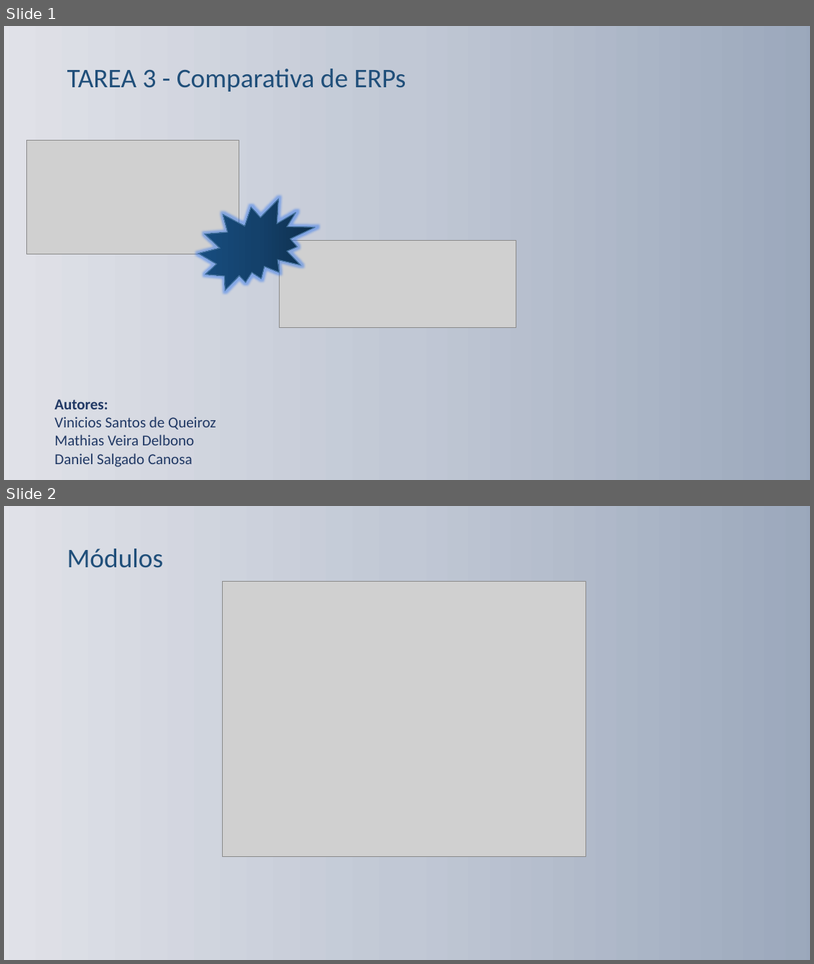
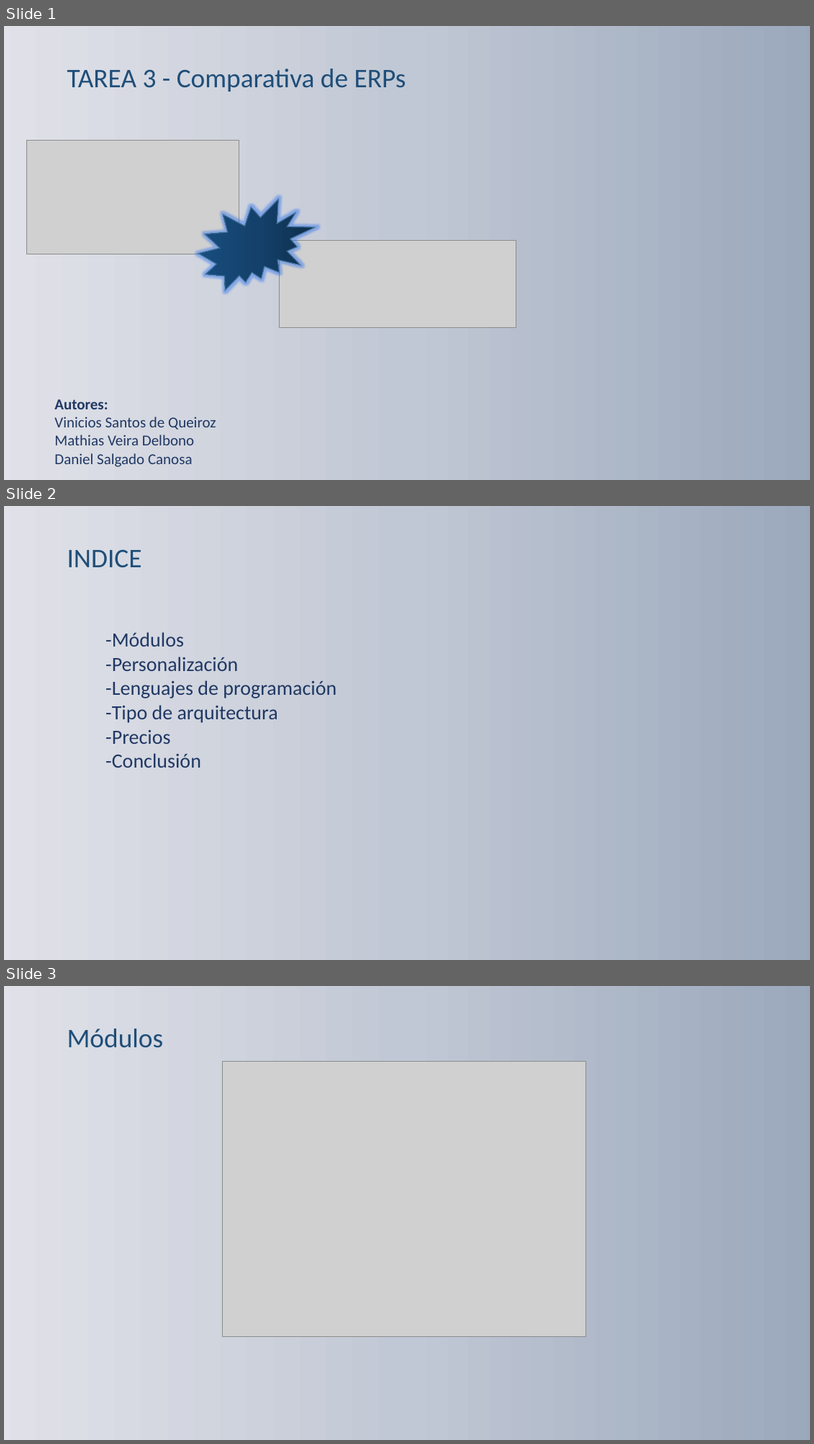
Before and after one commit to Caanosa/DanielSalgadoAN, a slide deck: Sistemas de gestión empresarial/PresentaciónERP.pptx. Shown one above the other, each under a label of ours: slides 1 and 2 before the commit, slides 1, 2 and 3 after it. The pictures are 814x964 and 814x1444 pixels, drawn with LibreOffice and Linux fonts; fonts in the diff are those of the drawing; grey boxes stand for pictures; background and template pictures are left out. Boxes give left, top, right and bottom in pixels: in the first picture for what was removed or moved away, otherwise in the second. Text is boxed around its words. In the diff, an @@ line names an element or a change of style, - is before the commit and + after.

```diff
--- a/Sistemas de gestión empresarial/PresentaciónERP.pptx
+++ b/Sistemas de gestión empresarial/PresentaciónERP.pptx
@@ slide 2 added at <box>4,506,810,960</box>, background #FFFFFF @@
@@ rectangle added at <box>4,506,810,960</box>, fill gradient #9AA6BC to #C3C9D5 to #E2E4EA, outline #BDD7EE 1 pt @@
@@ text added at <box>67,550,142,568</box>, 32 pt, text #1F4E79 @@
+INDICE
@@ text added at <box>106,632,337,767</box>, 24 pt, text #203864 @@
+-Módulos
+-Personalización
+-Lenguajes de programación
+-Tipo de arquitectura
+-Precios
+-Conclusión
@@ what was slide 2 is now slide 3 @@
```
Also in this commit, not shown: 2 slides changed, 2 other slides added, 5 other files.
